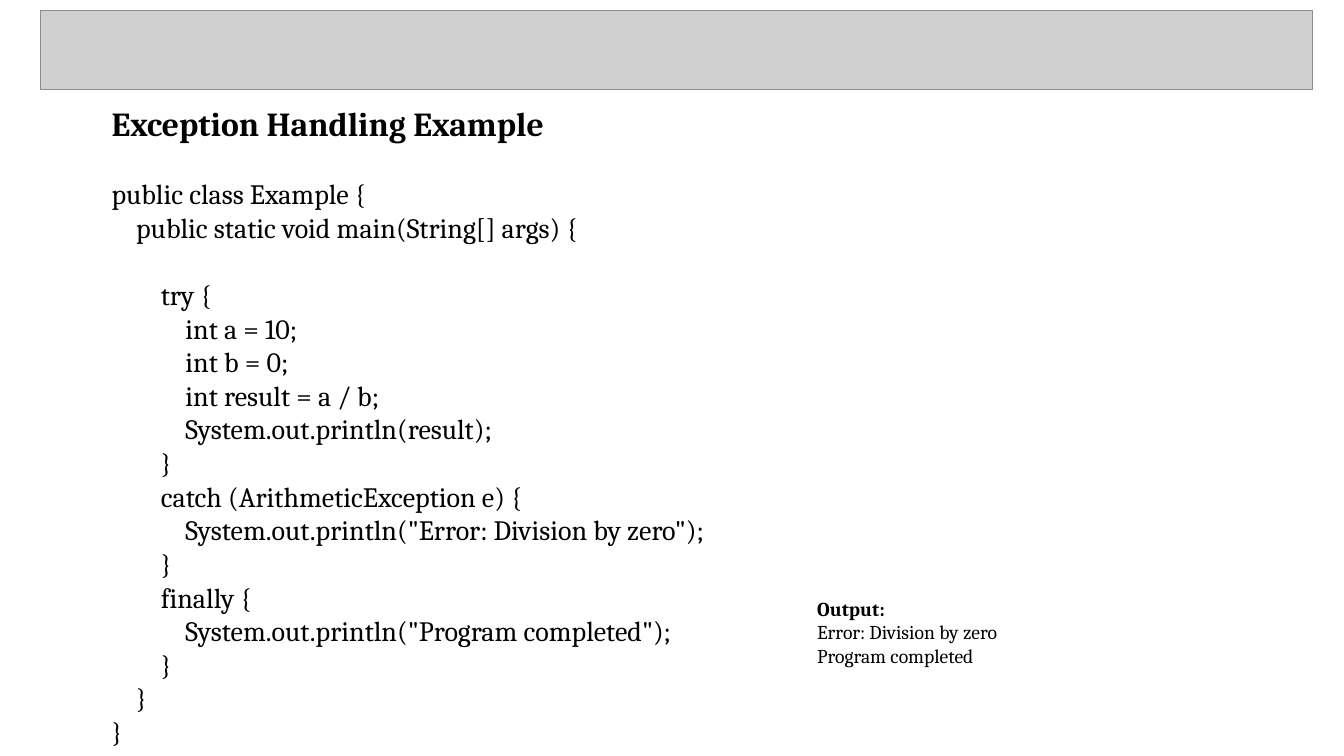
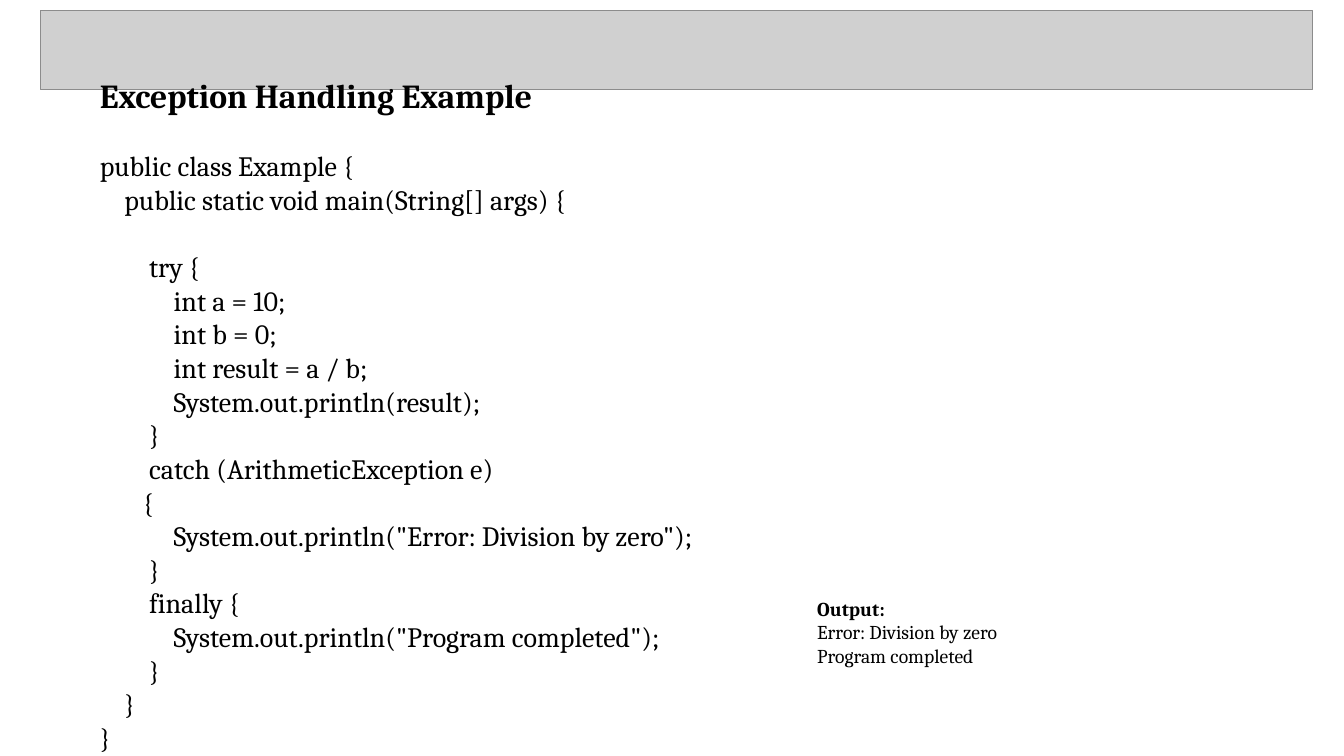
Before and after one commit to ghavate-n11/04JAVA-PROGRAMMING-, a slide deck: slide 17 of NOTES/Unit 5 Exception Handling.pptx. Drawn at 1344x756 pixels with LibreOffice and Linux fonts; fonts in the diff are those of the drawing; grey boxes stand for pictures. Boxes give left, top, right and bottom in pixels: in the first picture for what was removed or moved away, otherwise in the second. Text is boxed around its words. In the diff, an @@ line names an element or a change of style, - is before the commit and + after.

```diff
--- a/NOTES/Unit 5 Exception Handling.pptx
+++ b/NOTES/Unit 5 Exception Handling.pptx
@@ text "Exception Handling Example": place and size @@
-text "Exception Handling Example" at box(112, 112, 704, 647)
+text "Exception Handling Example" at box(100, 84, 692, 653)
@@ text at box(149, 459, 493, 485): text changed @@
-catch (ArithmeticException e) {
+catch (ArithmeticException e)
+{
```
Also in this commit, not shown: 3 other slides changed.
